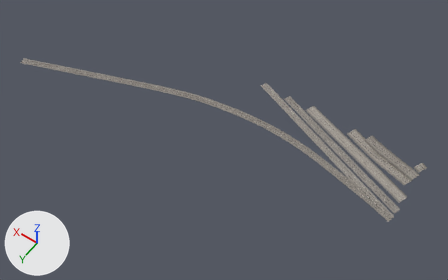
The glTF model web/public/models/trains/tiles/rt_-1_1.glb, before and after one commit.
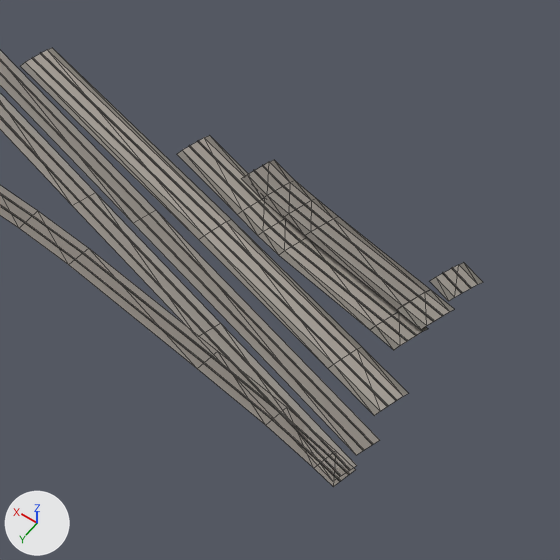
Each version is shown whole from a 50 mm camera at (-222.0, 388.9, 225.6) aimed at (-112.4, 235.5, -15.4), then close up on the part from 67% to 100% of the width and 33% to 86% of the height. Every picture has the same lights, and +X, +Y and +Z are marked at lower left. The older version's two pictures come first. The close-ups show mesh edges as thin lines. Where no turn or scale is listed for an object, it has been applied to the vertices. Vertices at exactly the same position are counted once.
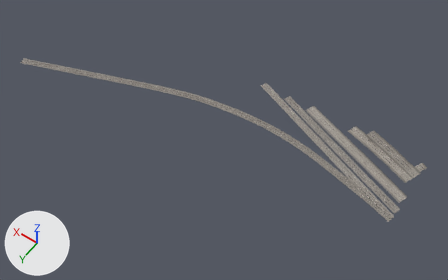
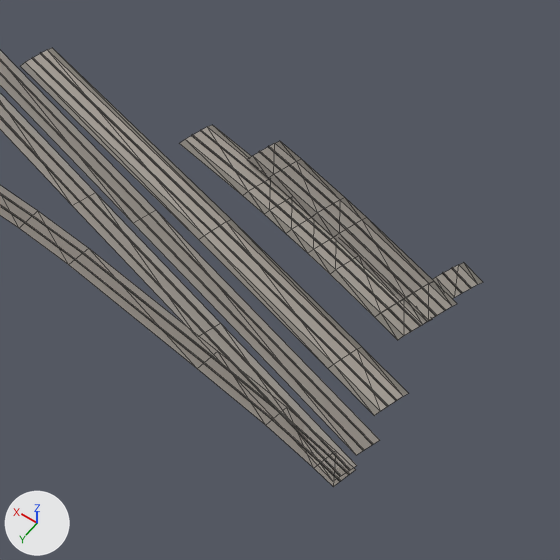
Pixel boxes (x1, y1, x2, y2) of what changed, in the close-ups (560 x 560 px; the box of a moved part takes in the faces that stretch with it):
part 1 of me_mesh_0, moved or reshaped: before (177, 135, 454, 350); after (179, 125, 457, 340)
part 2 of me_mesh_0, recoloured: before (189, 146, 401, 304); after (192, 135, 413, 307)

What changed in the scene script:
```text
Change me_mesh_0:
    used by ob_mesh_0; location = (-201.6, 261.2, -8.4)
    remove me_mesh_0.from_pydata(...)  # 540 vertices, 466 faces; spans x 0.0..204.0, y -64.0..0.0, z 0.0..5.0
    add me_mesh_0.from_pydata(...)  # 564 vertices, 494 faces; spans x 0.0..204.0, y -64.0..0.0, z 0.0..6.0
    me_mesh_0 part 1
    71 vertices are removed from x 2.0..40.0, y -64.0..-48.0, z 0.0..4.0
    83 faces are deleted
    29 vertices in x 1.0..8.0, y -54.0..-45.0, z 3.0..4.0 move by (0.0, 0.0, 2.0)
    11 vertices in x 1.0..6.0, y -55.0..-48.0, z 4.0..5.0 move by (0.0, 0.0, 1.0)
    8 vertices in x 7.0, y -49.0..-48.0, z 3.0 move by (0.0, 0.0, 3.0)
    7 vertices in x 20.0..29.0, y -58.0..-53.0, z 0.0 move by (-7.0, 3.0, 5.0)
    3 vertices in x 22.0..28.0, y -59.0..-51.0, z 0.0 move by (-7.0, 2.0, 5.0)
    39 vertices move from x 2.0..39.0, y -64.0..-48.0, z 0.0..5.0 to x 2.0..39.0, y -64.0..-48.0, z 3.0..6.0
    83 vertices are added at x 2.0..40.0, y -63.0..-48.0, z 3.0..6.0
    6 new vertices lie (-4.0, 1.0, 0.0) away from vertices in x 19.0..20.0, y -58.0..-56.0, z 2.0
    6 new vertices lie (-7.0, 3.0, 1.0) away from vertices in x 25.0..27.0, y -60.0..-55.0, z 1.0..5.0
    111 new faces join them
    me_mesh_0 part 2: 15 kept faces spanning x 6.0..39.0, y -60.0..-48.0, z 3.0..6.0 get new vertex colours; the middle colour goes from dark grey #47423d to light grey #cdc6be
```
